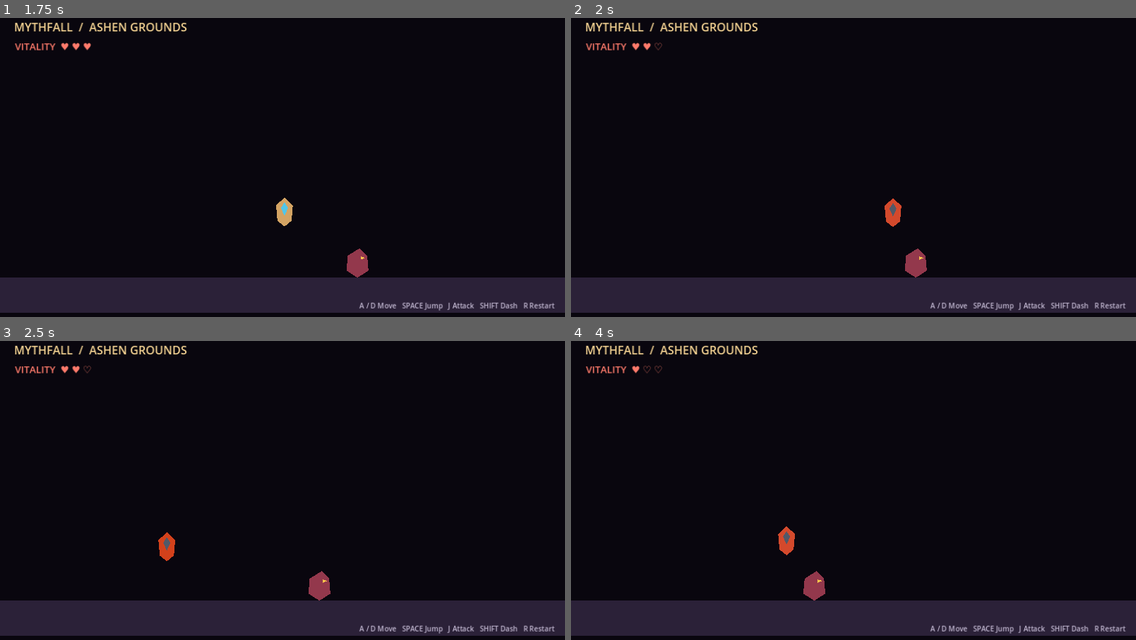
Above: before the commit, frames 1-4 (two rows, left to right).
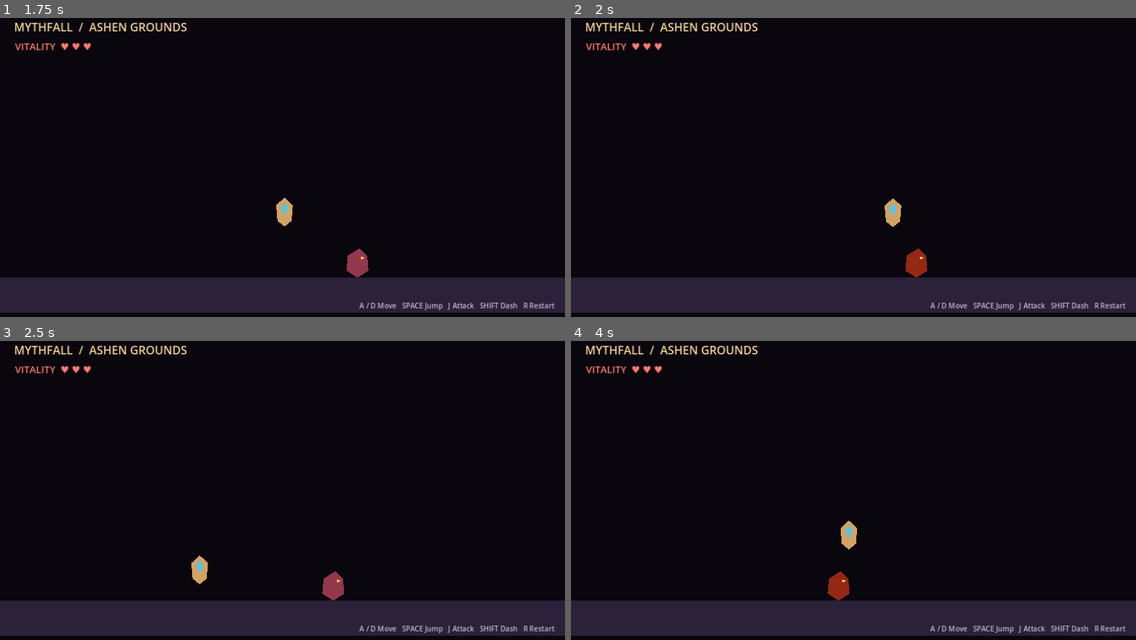
Above: after the commit, the same moments.

Repository: uzayr1001/Mythfall
Game: Godot game, scene res://scenes/arena.tscn
Two runs of this game, one before a commit and one after it. Both use one fixed random seed, a clock stepped at 60 frames per second and the inputs below.
Inputs:
- Up to frame 1 (1.75 s): tap Enter at 0.5 s; hold D (move_right) from 0.53 s (still down); tap J (attack) at 0.6, 1.35 s; tap Space (jump) at 0.77, 1.52 s
- Up to frame 2 (2 s): keep holding D (move_right)
- Up to frame 3 (2.5 s): release D (move_right) at 2.03 s; hold A (move_left) from 2.03 s (still down); tap Shift (dash) at 2.1 s; tap J (attack) at 2.3 s
- Up to frame 4 (4 s): release A (move_left) at 2.78 s; hold D (move_right) from 2.78 s (still down); tap J (attack) at 2.85, 3.6 s; tap Space (jump) at 3.02, 3.77 s

Frame 1 is identical in both runs. In frame 2, 0.5% of the frame differs, in the area x 14-64%, y 8-87%; in frame 3, 0.8%; in frame 4, 1.0%, in the area x 12-51%, y 8-87%.

Commit message:
Add readable Ash Hound attack windup and hit stun

Diff:
--- a/scripts/enemy.gd
+++ b/scripts/enemy.gd
@@ -3,11 +3,19 @@
 const SPEED := 115.0
 const GRAVITY := 1650.0
 const MAX_HEALTH := 3
+const DETECT_RANGE := 520.0
+const ATTACK_RANGE := 74.0
+const ATTACK_WINDUP := 0.30
+const ATTACK_COOLDOWN := 1.15
+const HIT_STUN_TIME := 0.16
 
 var health := MAX_HEALTH
 var player: CharacterBody2D
-var attack_cooldown := 0.0
+var attack_cooldown := 0.45
+var windup_timer := 0.0
+var hit_stun_timer := 0.0
 var dead := false
+var attack_direction := 1.0
 
 @onready var body_visual: Polygon2D = $Body
 
@@ -17,32 +25,69 @@
 func _physics_process(delta: float) -> void:
 	if dead:
 		return
+
 	attack_cooldown = maxf(0.0, attack_cooldown - delta)
 	if not is_on_floor():
 		velocity.y += GRAVITY * delta
+
+	if hit_stun_timer > 0.0:
+		hit_stun_timer = maxf(0.0, hit_stun_timer - delta)
+		velocity.x = move_toward(velocity.x, 0.0, SPEED * 2.0 * delta)
+		move_and_slide()
+		return
+
+	if windup_timer > 0.0:
+		windup_timer = maxf(0.0, windup_timer - delta)
+		velocity.x = move_toward(velocity.x, 0.0, SPEED * 8.0 * delta)
+		if windup_timer <= 0.0:
+			_perform_attack()
+		move_and_slide()
+		return
+
 	if is_instance_valid(player) and not player.get("dead"):
 		var distance := player.global_position.x - global_position.x
-		if absf(distance) < 520.0 and absf(distance) > 42.0:
+		var absolute_distance := absf(distance)
+		if absolute_distance < DETECT_RANGE and absolute_distance > ATTACK_RANGE:
 			velocity.x = signf(distance) * SPEED
-			body_visual.scale.x = signf(distance)
+			attack_direction = signf(distance)
+			body_visual.scale.x = attack_direction
 		else:
 			velocity.x = move_toward(velocity.x, 0.0, SPEED * 5.0 * delta)
-		if absf(distance) < 55.0 and attack_cooldown <= 0.0:
-			attack_cooldown = 1.0
-			if player.has_method("take_damage"):
-				player.take_damage(1, Vector2(signf(distance) * 360.0, -250.0))
+
+		if absolute_distance <= ATTACK_RANGE and attack_cooldown <= 0.0:
+			attack_direction = signf(distance) if distance != 0.0 else 1.0
+			body_visual.scale.x = attack_direction
+			attack_cooldown = ATTACK_COOLDOWN
+			windup_timer = ATTACK_WINDUP
+			body_visual.modulate = Color(1.0, 0.72, 0.28, 1.0)
+	else:
+		velocity.x = move_toward(velocity.x, 0.0, SPEED * 5.0 * delta)
+
 	move_and_slide()
+
+func _perform_attack() -> void:
+	if dead:
+		return
+	body_visual.modulate = Color(1.0, 0.35, 0.24, 1.0)
+	if is_instance_valid(player) and not player.get("dead"):
+		var distance := absf(player.global_position.x - global_position.x)
+		if distance <= ATTACK_RANGE + 18.0 and player.has_method("take_damage"):
+			player.take_damage(1, Vector2(attack_direction * 360.0, -250.0))
+	await get_tree().create_timer(0.12).timeout
+	if is_instance_valid(self) and not dead:
+		body_visual.modulate = Color.WHITE
 
 func take_hit(damage: int, knockback: Vector2) -> void:
 	if dead:
 		return
-	health -= damage
+	health = maxi(0, health - damage)
 	velocity = knockback
-	modulate = Color(1.0, 0.5, 0.5, 1.0)
+	hit_stun_timer = HIT_STUN_TIME
+	body_visual.modulate = Color(1.0, 0.5, 0.5, 1.0)
 	if health <= 0:
 		dead = true
 		queue_free()
 		return
 	await get_tree().create_timer(0.12).timeout
-	if is_instance_valid(self):
-		modulate = Color.WHITE
+	if is_instance_valid(self) and not dead and windup_timer <= 0.0:
+		body_visual.modulate = Color.WHITE
